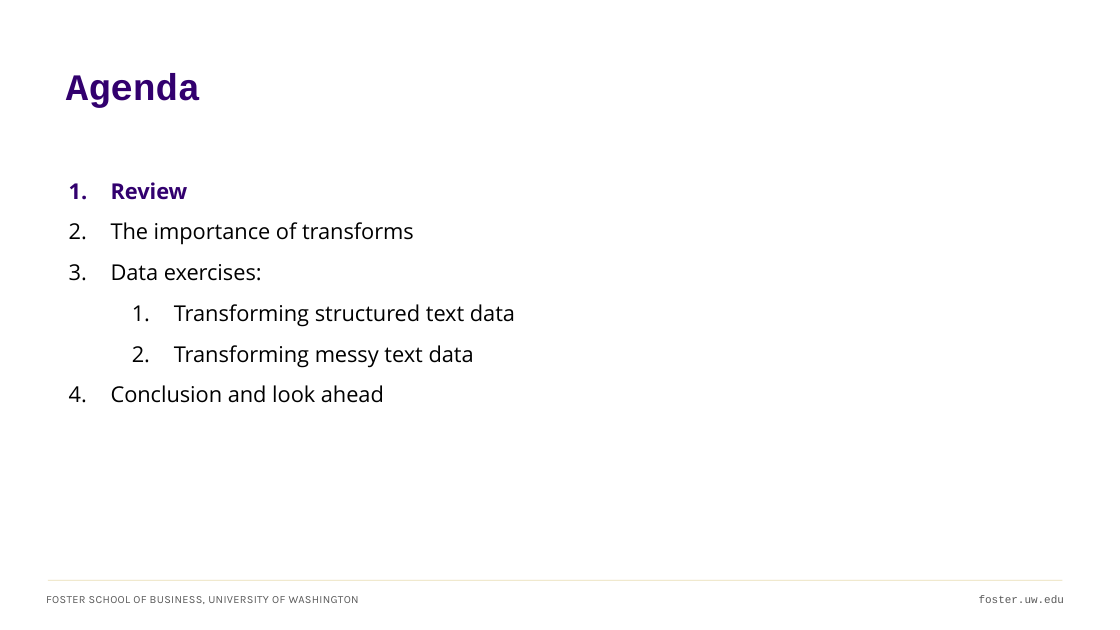
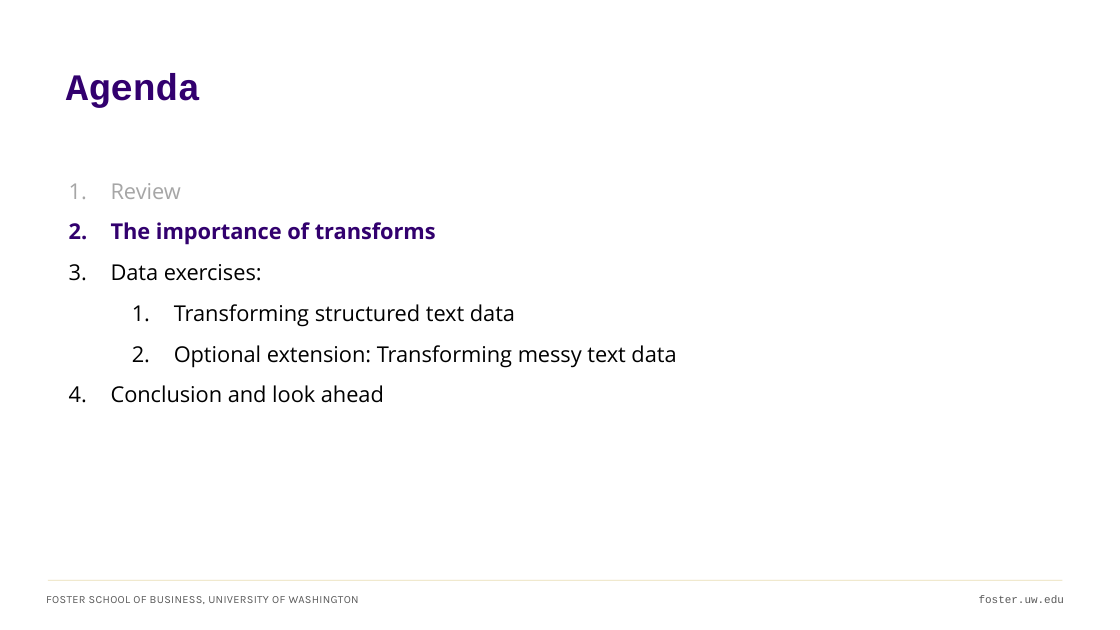
Before and after one commit to ashercurtis/slides.io, a slide deck: slide 6 of ACCTG320/ACCTG320Class04_2026.pptx (slide 3 before the commit). Drawn at 1120x630 pixels with LibreOffice and Linux fonts; fonts in the diff are those of the drawing. Boxes give left, top, right and bottom in pixels: in the first picture for what was removed or moved away, otherwise in the second. Text is boxed around its words. In the diff, an @@ line names an element or a change of style, - is before the commit and + after.

```diff
--- a/ACCTG320/ACCTG320Class04_2026.pptx
+++ b/ACCTG320/ACCTG320Class04_2026.pptx
@@ text at <box>111,183,436,245</box>: text colour #32006E to #A6A6A6, bold off in "Review"; text colour #000000 to #32006E, bold on in "The importance of transforms" @@
@@ text at <box>174,345,676,368</box>: text changed @@
-  2. Transforming messy text data
+  2. Optional extension: Transforming messy text data
```
Also in this commit, not shown: 5 other slides changed, 2 slides added, 2 slides removed, 2 other files.
